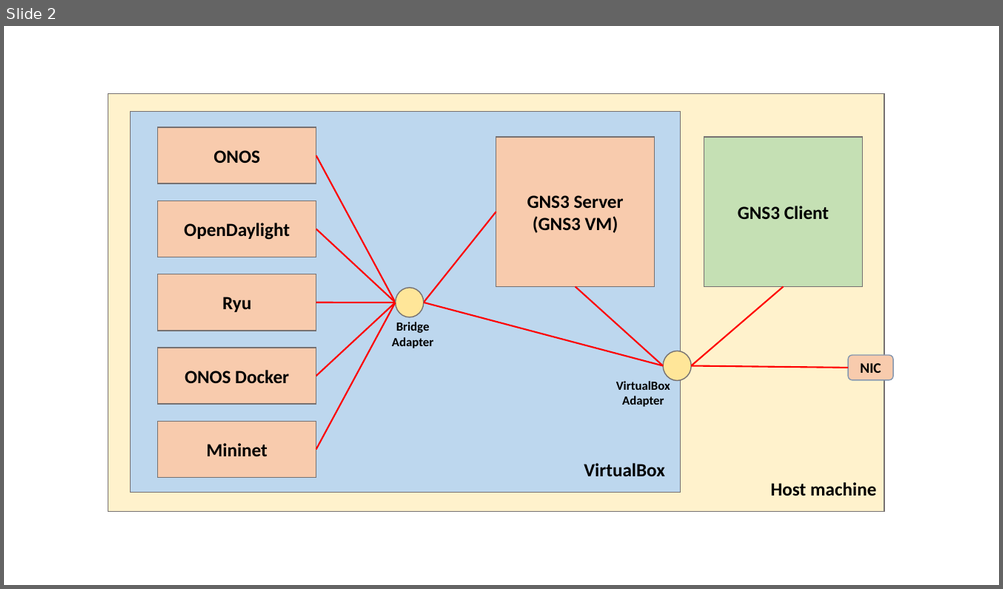
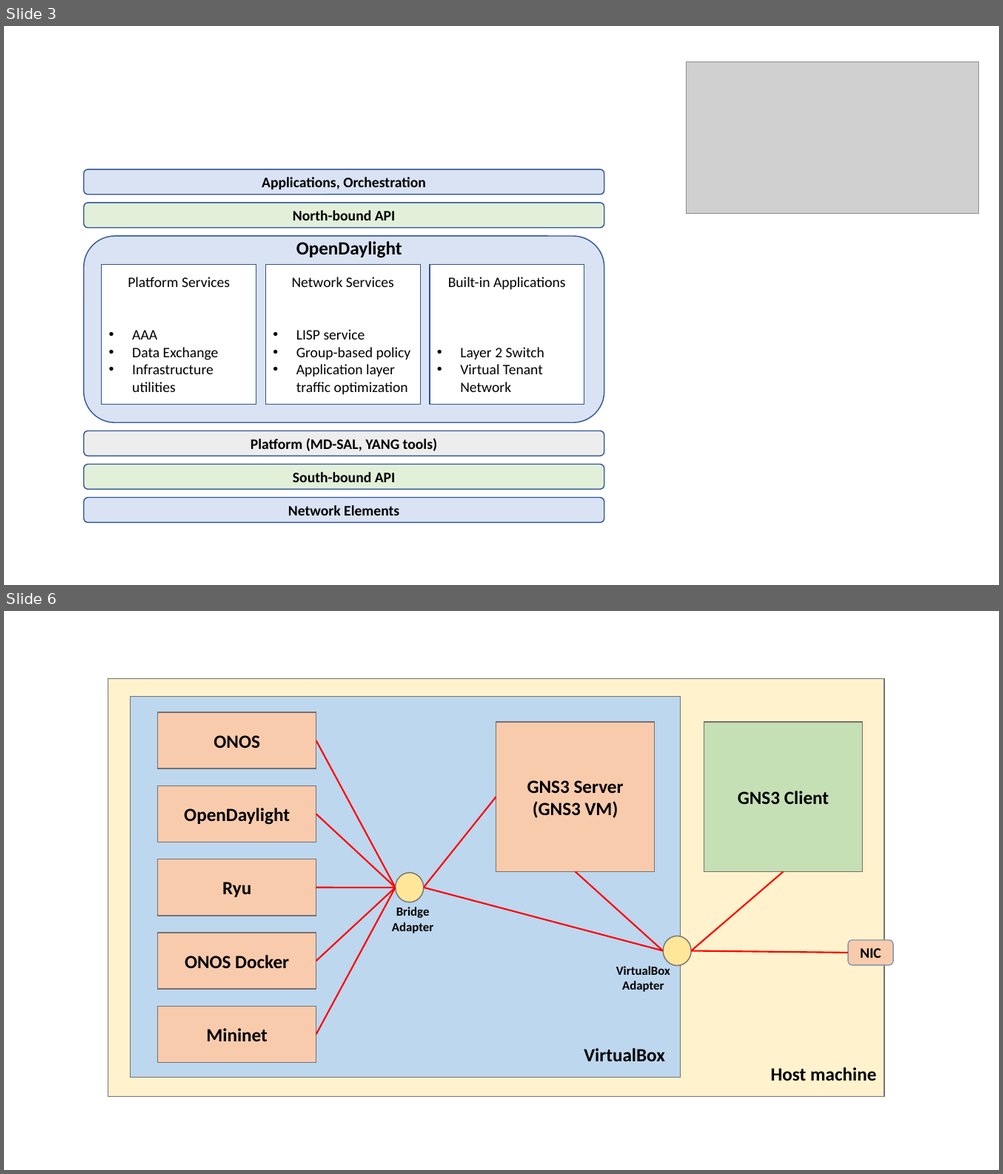
Before and after one commit to harshal-vaze/Software-Defined-Networking-with-ONOS, a slide deck: Content/Diagrams.pptx. Shown one above the other, each under a label of ours: slide 2 before the commit, slides 3 and 6 after it; the slides between them are not shown. The pictures are 1003x589 and 1003x1174 pixels, drawn with LibreOffice and Linux fonts; fonts in the diff are those of the drawing; grey boxes stand for pictures. Boxes give left, top, right and bottom in pixels: in the first picture for what was removed or moved away, otherwise in the second. Text is boxed around its words. In the diff, an @@ line names an element or a change of style, - is before the commit and + after.

```diff
--- a/Content/Diagrams.pptx
+++ b/Content/Diagrams.pptx
@@ slide 3 added at [4, 26, 999, 585], background #FFFFFF @@
@@ picture added at [686, 62, 979, 214] @@
@@ rounded rectangle added at [84, 170, 604, 195], fill #DAE3F3, outline #2F5597 1 pt, 14 pt, text #000000, bold @@
+Applications, Orchestration
@@ rounded rectangle added at [84, 203, 604, 228], fill #E2F0D9, outline #2F5597 1 pt, 14 pt, text #000000, bold @@
+North-bound API
@@ rounded rectangle added at [84, 236, 604, 423], fill #DAE3F3, outline #2F5597 1 pt @@
@@ text added at [296, 241, 402, 258], 18 pt, text #000000, bold @@
+OpenDaylight
@@ rectangle added at [102, 265, 256, 405], fill #FFFFFF, outline #325491 1 pt, 14 pt, text #000000 @@
+Platform Services
+• AAA
+• Data Exchange
+• Infrastructure utilities
@@ rectangle added at [266, 265, 421, 405], fill #FFFFFF, outline #325491 1 pt, 14 pt, text #000000 @@
+Network Services
+• LISP service
+• Group-based policy
+• Application layer traffic optimization
@@ rectangle added at [430, 265, 583, 405], fill #FFFFFF, outline #325491 1 pt, 14 pt, text #000000 @@
+Built-in Applications
+• Layer 2 Switch
+• Virtual Tenant Network
@@ rounded rectangle added at [84, 431, 604, 457], fill #EDEDED, outline #2F5597 1 pt, 14 pt, text #000000, bold @@
+Platform (MD-SAL, YANG tools)
@@ rounded rectangle added at [84, 465, 604, 490], fill #E2F0D9, outline #2F5597 1 pt, 14 pt, text #000000, bold @@
+South-bound API
@@ rounded rectangle added at [84, 498, 604, 524], fill #DAE3F3, outline #2F5597 1 pt, 14 pt, text #000000, bold @@
+Network Elements
@@ what was slide 2 is now slide 6 @@
```
Also in this commit, not shown: 7 other slides added, 6 other files.
